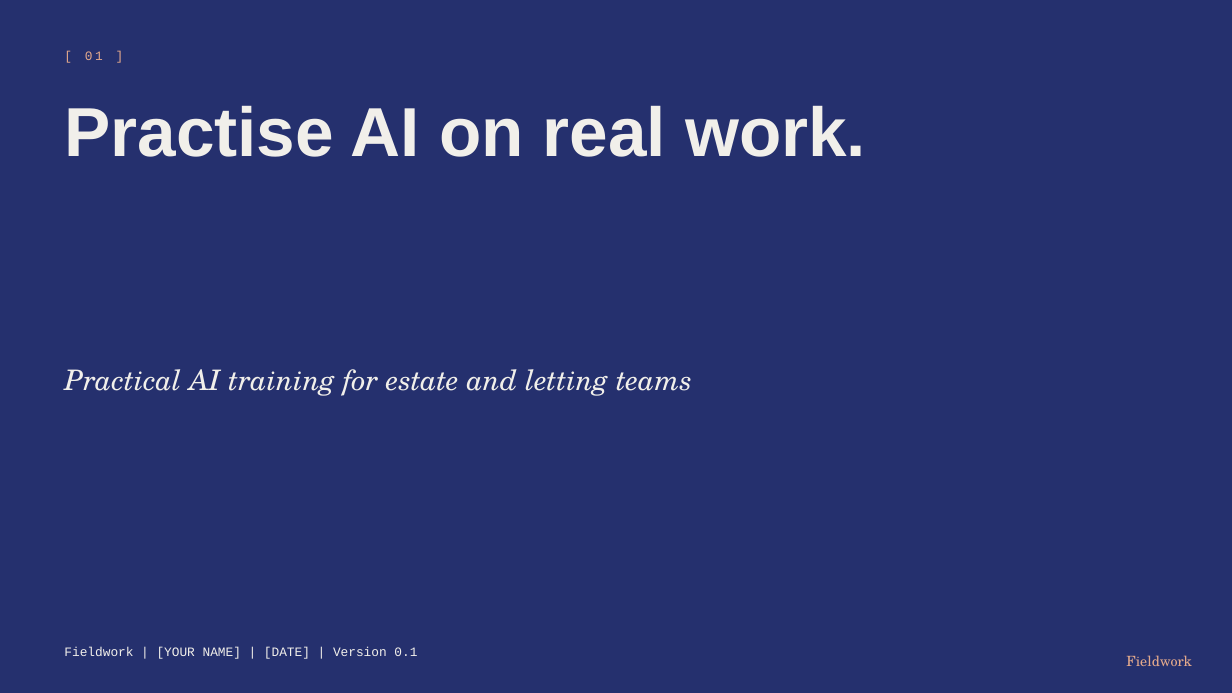
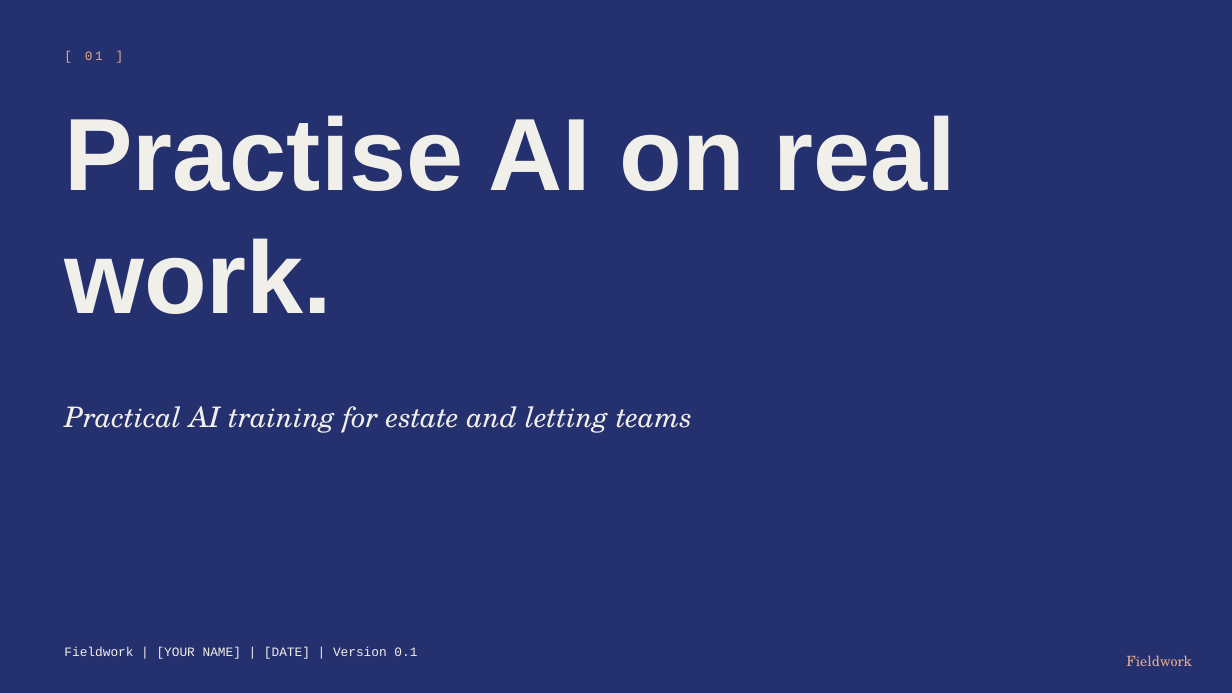
Before and after one commit to keneokonjo-web/fieldwork, a slide deck: slide 1 of deliverables/fieldwork-launch-kit/04-corporate-sales/fieldwork-sales-deck.pptx. Drawn at 1232x693 pixels with LibreOffice and Linux fonts; fonts in the diff are those of the drawing. Boxes give left, top, right and bottom in pixels: in the first picture for what was removed or moved away, otherwise in the second. Text is boxed around its words. In the diff, an @@ line names an element or a change of style, - is before the commit and + after.

```diff
--- a/deliverables/fieldwork-launch-kit/04-corporate-sales/fieldwork-sales-deck.pptx
+++ b/deliverables/fieldwork-launch-kit/04-corporate-sales/fieldwork-sales-deck.pptx
@@ text "Practise AI on real work." at (64,115,956,314): size 54 to 80 pt @@
@@ text "Practical AI training for estate ...": place and size @@
-text "Practical AI training for estate ..." at (64,369,692,396)
+text "Practical AI training for estate ..." at (64,406,692,433)
```
Also in this commit, not shown: 13 other slides changed, 1 other file.
